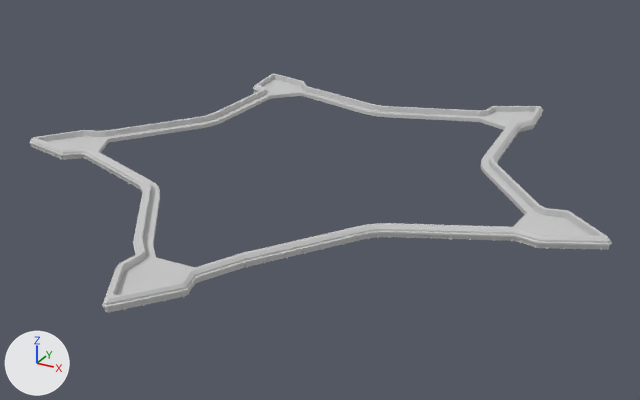
A saved change to the FBX model Skyrates/Assets/Resources/Meshes/Fort/fort_admiral_wall.fbx.
Before and after are seen from a camera (50 mm lens) standing at (150.0, -278.0, 125.0) and looking at (2.0, -10.0, -9.0). Arrows for +X, +Y and +Z are at lower left; the lights stay in place. Where no turn or scale is listed for an object, it has been applied to the vertices.

The first picture shows 'fort_wall_complete'.
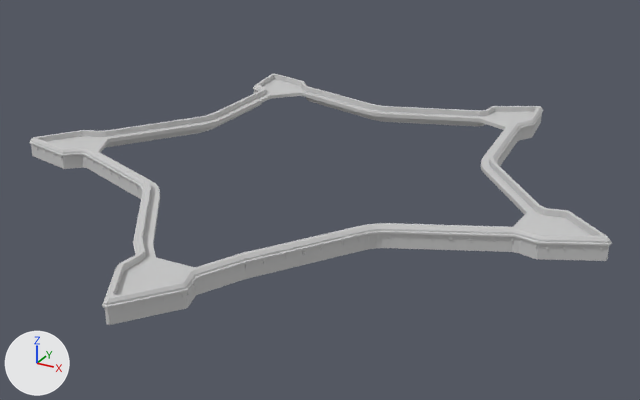
Commit message: Fort Admiral Extruded bottom to better fit the organic islands

Boxes (x1, y1, x2, y2) around the edits, measured in the pictures (640 x 400 px):
'fort_wall_complete', reshaped: before (29, 73, 612, 312); after (29, 73, 612, 325)
part 1 of me_mesh, added: after (31, 97, 609, 325)

Edits to the bpy script that builds the scene:
```text
Change me_mesh:
    used by ob_fort_wall_complete; location = (0.0, 0.0, 0.0)
    remove me_mesh.from_pydata(...)  # 2040 vertices, 1360 faces; spans x -118.0..110.0, y -123.0..105.0, z 0.0..4.0
    add me_mesh.from_pydata(...)  # 2115 vertices, 1434 faces; spans x -118.0..110.0, y -123.0..105.0, z -4.0..4.0
    me_mesh part 1
    75 new vertices lie (0.0, 0.0, -4.0) away from vertices in x -117.0..109.0, y -123.0..105.0, z 0.0
    74 new faces join them
```
